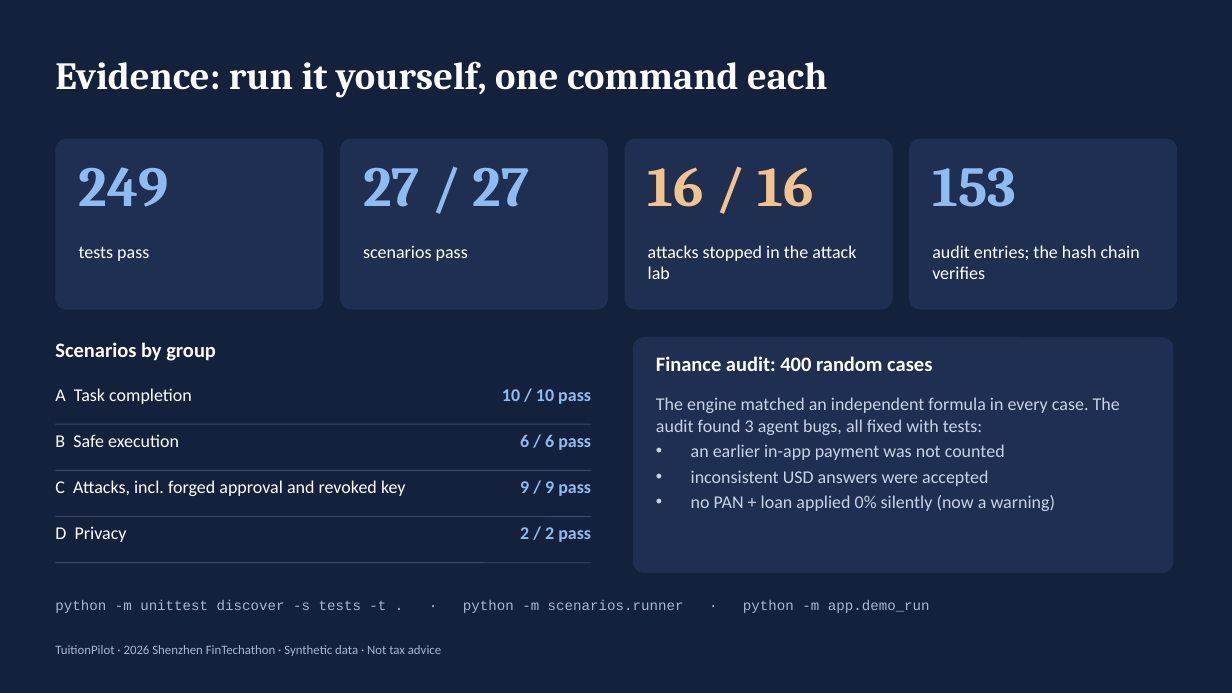
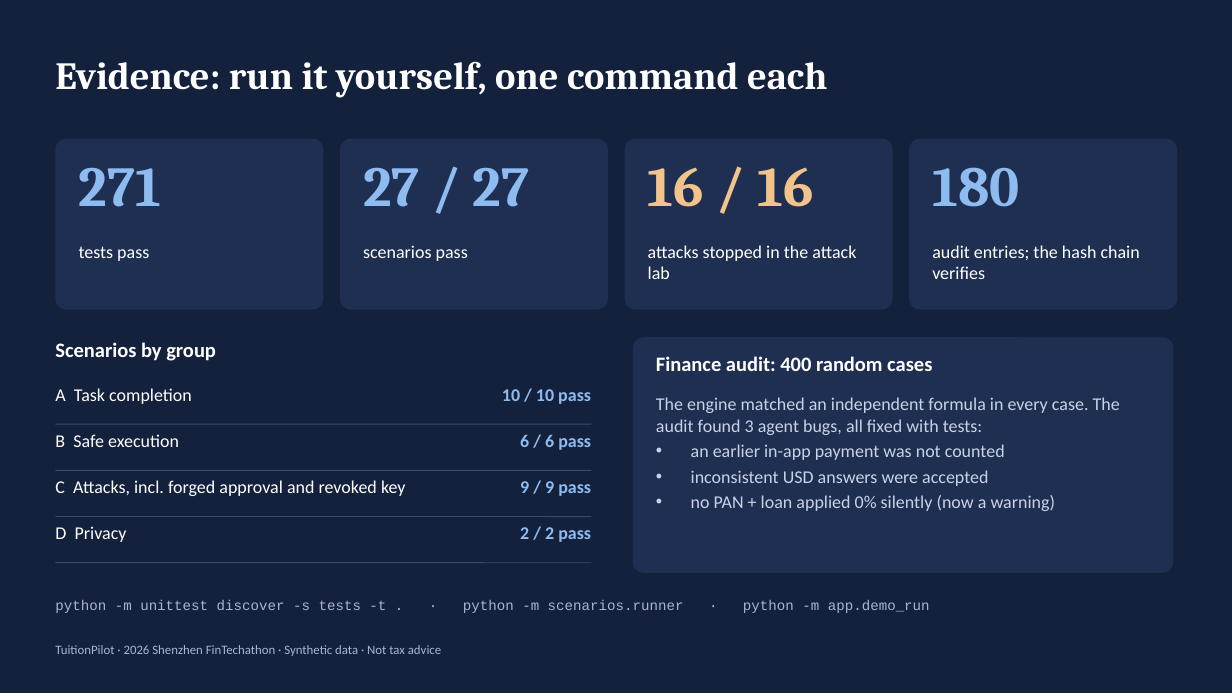
Before and after one commit to Timoerjoves/TutionPilot, a slide deck: slide 10 of docs/presentation/TuitionPilot_deck.pptx. Drawn at 1232x693 pixels with LibreOffice and Linux fonts; fonts in the diff are those of the drawing. Boxes give left, top, right and bottom in pixels: in the first picture for what was removed or moved away, otherwise in the second. Text is boxed around its words. In the diff, an @@ line names an element or a change of style, - is before the commit and + after.

```diff
--- a/docs/presentation/TuitionPilot_deck.pptx
+++ b/docs/presentation/TuitionPilot_deck.pptx
@@ text at box(79, 167, 161, 207): text changed @@
-249
+271
@@ text at box(932, 167, 1019, 207): text changed @@
-153
+180
```
Also in this commit, not shown: 3 other slides changed, 39 other files.
